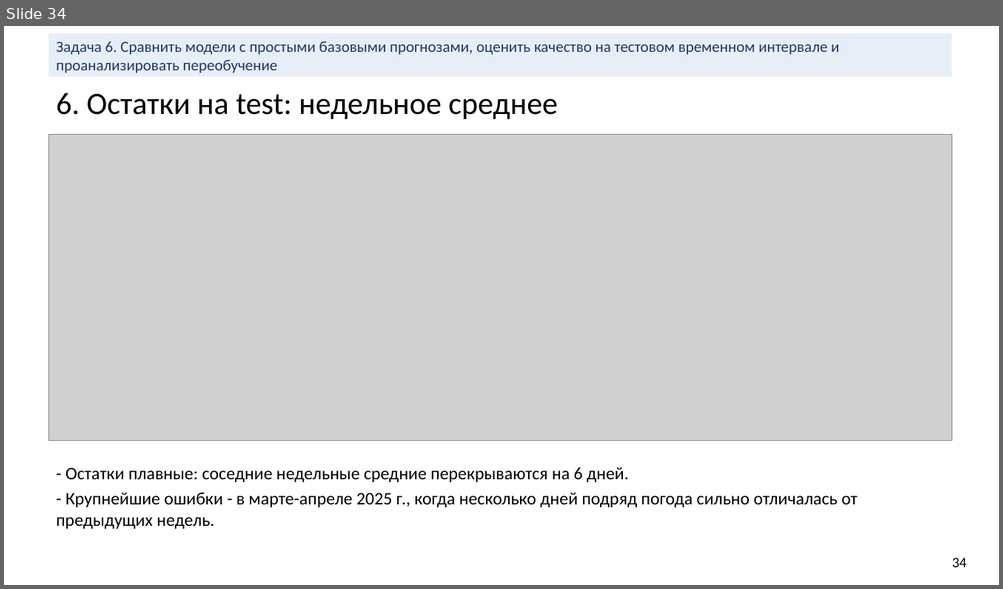
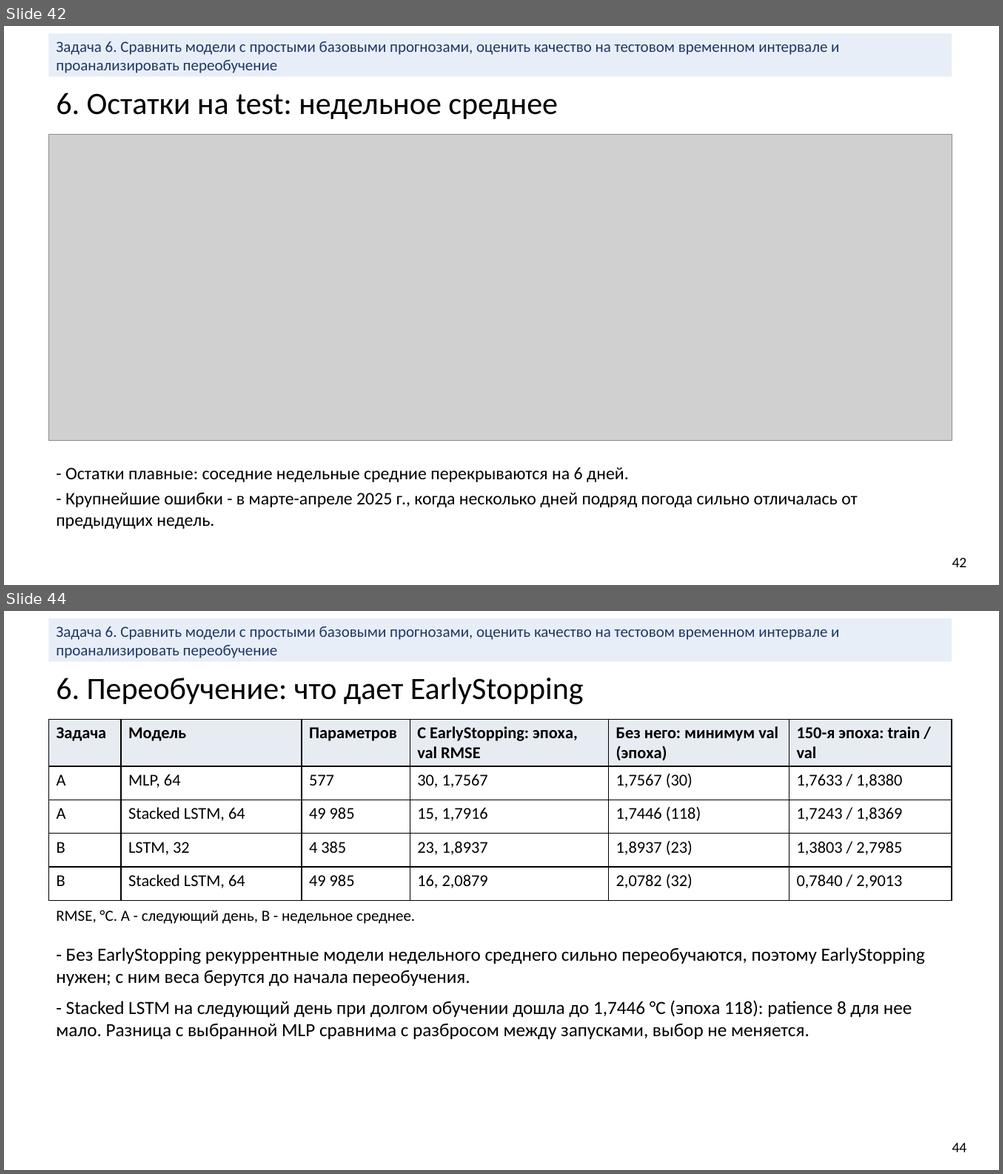
Before and after one commit to bigflyy/nn-uni, a slide deck: labs/lab2/nn-lab-2.pptx. Shown one above the other, each under a label of ours: slide 34 before the commit, slides 42 and 44 after it; the slides between them are not shown. The pictures are 1003x589 and 1003x1174 pixels, drawn with LibreOffice and Linux fonts; fonts in the diff are those of the drawing; grey boxes stand for pictures. Boxes give left, top, right and bottom in pixels: in the first picture for what was removed or moved away, otherwise in the second. Text is boxed around its words. In the diff, an @@ line names an element or a change of style, - is before the commit and + after.

Commit message:
lab2: charts in °C, no-EarlyStopping and stability experiments, new deck slides

```diff
--- a/labs/lab2/nn-lab-2.pptx
+++ b/labs/lab2/nn-lab-2.pptx
@@ slide 44 added at box(4, 611, 999, 1170), background #FFFFFF @@
@@ rectangle added at box(48, 618, 951, 662), fill #E8EEF7, 15 pt, text #1F3864 @@
+Задача 6. Сравнить модели с простыми базовыми прогнозами, оценить качество на тестовом временном интервале и проанализировать переобучение
@@ text added at box(56, 678, 583, 705), 30 pt, text #000000 @@
+6. Переобучение: что дает EarlyStopping
@@ table added at box(48, 719, 951, 891), 5 rows, 6 columns @@
+Задача | Модель | Параметров | С EarlyStopping: эпоха, val RMSE | Без него: минимум val (эпоха) | 150-я эпоха: train / val
+A | MLP, 64 | 577 | 30, 1,7567 | 1,7567 (30) | 1,7633 / 1,8380
+A | Stacked LSTM, 64 | 49 985 | 15, 1,7916 | 1,7446 (118) | 1,7243 / 1,8369
+B | LSTM, 32 | 4 385 | 23, 1,8937 | 1,8937 (23) | 1,3803 / 2,7985
+B | Stacked LSTM, 64 | 49 985 | 16, 2,0879 | 2,0782 (32) | 0,7840 / 2,9013
@@ text added at box(56, 910, 415, 924), 15 pt, text #000000 @@
+RMSE, °C. A - следующий день, B - недельное среднее.
@@ text added at box(56, 948, 925, 1039), 18 pt, text #000000 @@
+- Без EarlyStopping рекуррентные модели недельного среднего сильно переобучаются, поэтому EarlyStopping нужен; с ним веса берутся до начала переобучения.
+- Stacked LSTM на следующий день при долгом обучении дошла до 1,7446 °C (эпоха 118): patience 8 для нее мало. Разница с выбранной MLP сравнима с разбросом между запусками, выбор не меняется.
@@ text added at box(952, 1143, 967, 1153), 14 pt, text #000000 @@
+44
@@ what was slide 34 is now slide 42 @@
@@ slide 42 changed as well @@
@@ text at box(952, 558, 967, 568): text changed @@
-34
+42
```
Also in this commit, not shown: 15 other slides changed, 11 other slides added, 38 other files.
